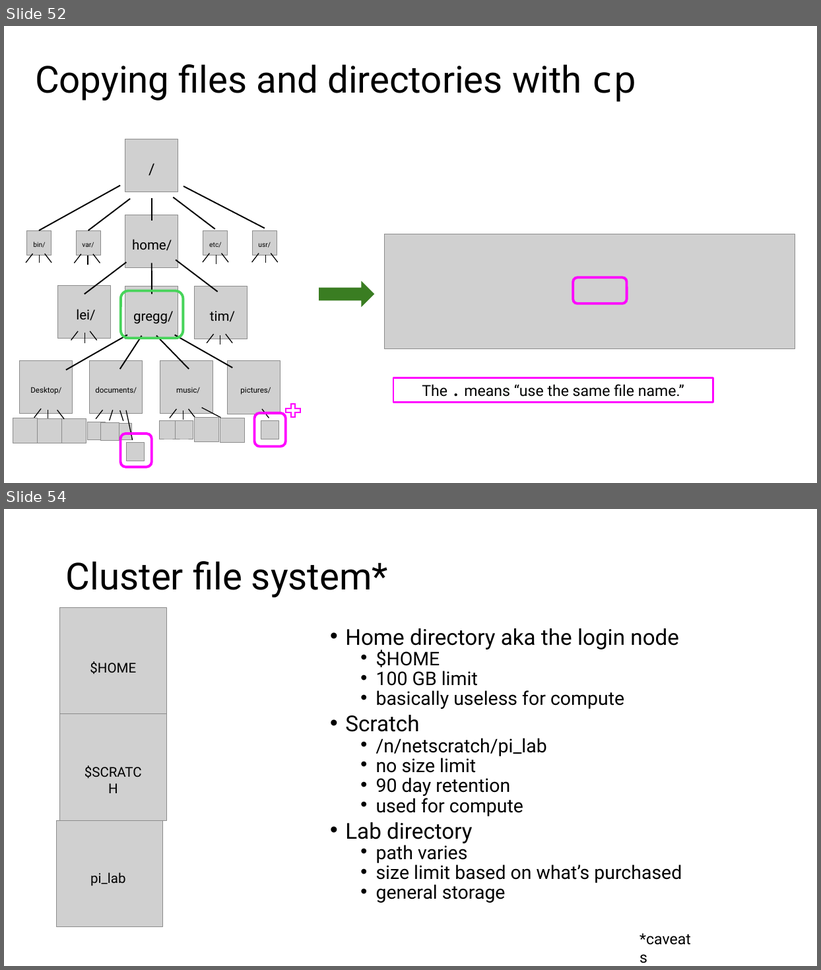
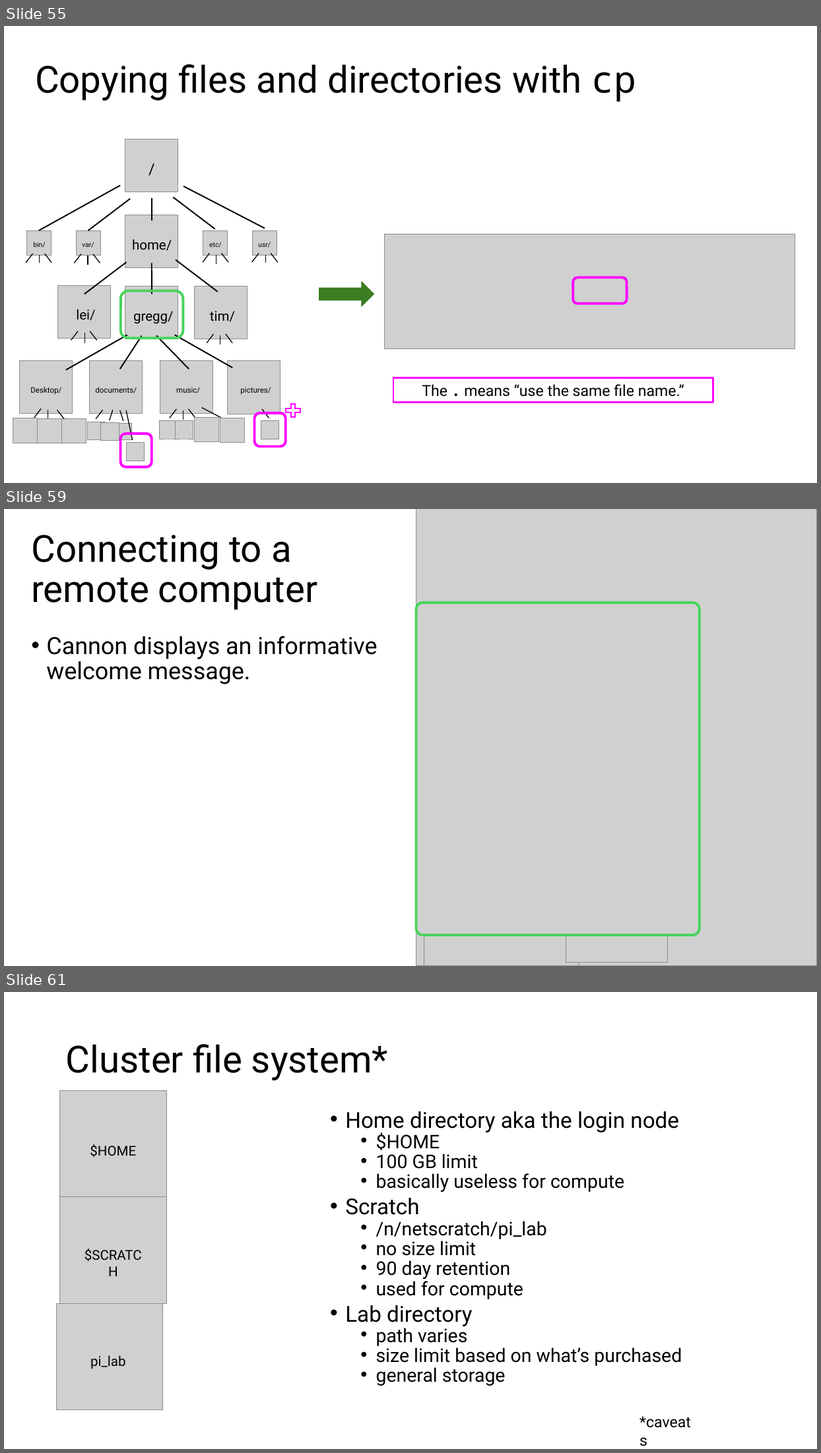
Before and after one commit to harvardinformatics/short-trainings, a slide deck: cmd-line-101/filesystems.pptx. Shown one above the other, each under a label of ours: slides 52 and 54 before the commit, slides 55, 59 and 61 after it; the slides between them are not shown. The pictures are 821x970 and 821x1453 pixels, drawn with LibreOffice and Linux fonts; fonts in the diff are those of the drawing; grey boxes stand for pictures. Boxes give left, top, right and bottom in pixels: in the first picture for what was removed or moved away, otherwise in the second. Text is boxed around its words. In the diff, an @@ line names an element or a change of style, - is before the commit and + after.

Commit message:
more slides

```diff
--- a/cmd-line-101/filesystems.pptx
+++ b/cmd-line-101/filesystems.pptx
@@ slide 59 added at <box>4,509,817,966</box>, background #FFFFFF @@
@@ picture added at <box>416,509,817,966</box> @@
@@ title added at <box>31,535,318,610</box>, 44 pt, text #000000 @@
+Connecting to a remote computer
@@ rounded rectangle added at <box>416,603,700,936</box>, outline #47D45A 3 pt @@
@@ text added at <box>46,636,377,685</box>, 28 pt, text #000000 @@
+• Cannon displays an informative welcome message.
@@ picture added at <box>424,935,580,966</box> @@
@@ picture added at <box>566,934,668,963</box> @@
@@ what was slide 52 is now slide 55 @@
@@ what was slide 54 is now slide 61 @@
```
Also in this commit, not shown: 1 slide changed, 23 other slides added.
